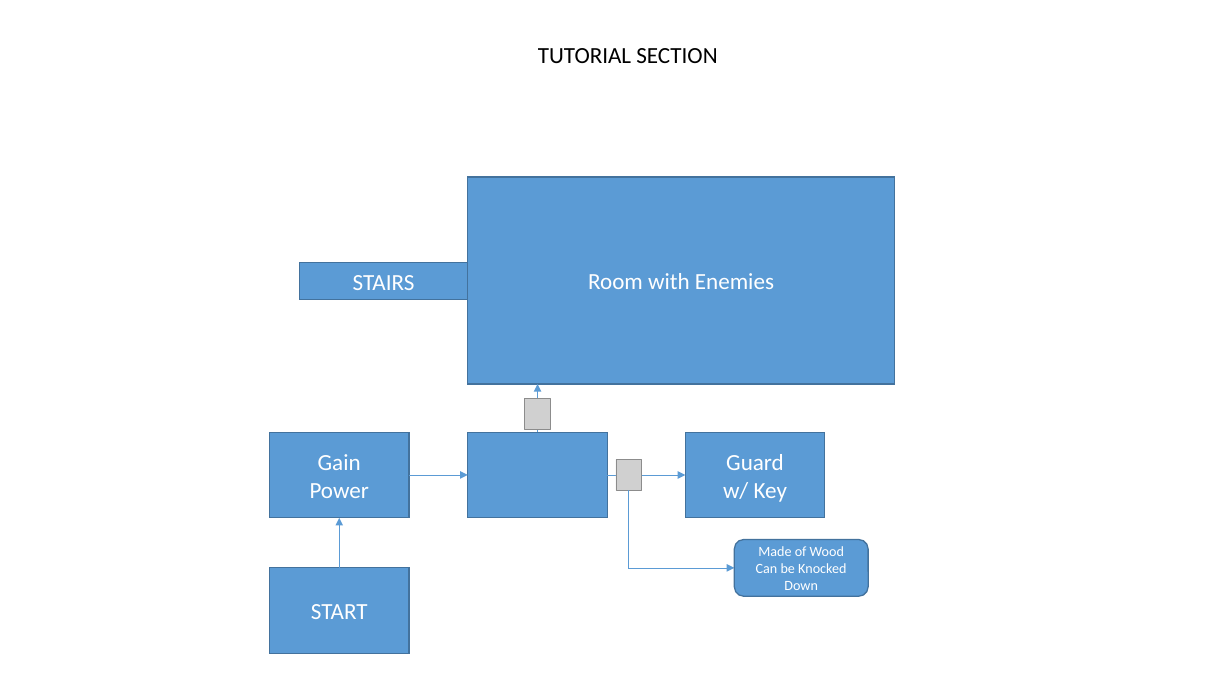
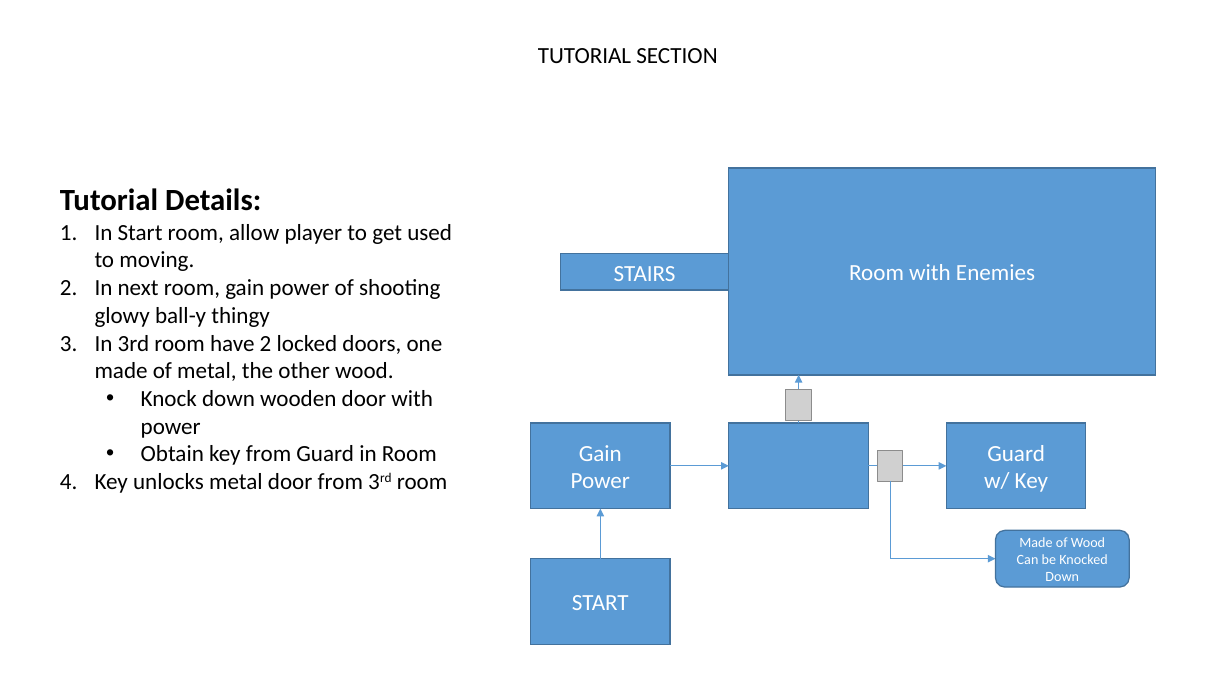
Before and after one commit to Cyclonis7734/DemonPrincess, a slide deck: slide 3 of PPT - paper prototype.pptx. Drawn at 1232x693 pixels with LibreOffice and Linux fonts; fonts in the diff are those of the drawing; grey boxes stand for pictures. Boxes give left, top, right and bottom in pixels: in the first picture for what was removed or moved away, otherwise in the second. Text is boxed around its words. In the diff, an @@ line names an element or a change of style, - is before the commit and + after.

```diff
--- a/PPT - paper prototype.pptx
+++ b/PPT - paper prototype.pptx
@@ text added at (60,188,452,493), 18 pt, text #000000 @@
+Tutorial Details:
+1. In Start room, allow player to get used to moving.
+2. In next room, gain power of shooting glowy ball-y thingy
+3. In 3rd room have 2 locked doors, one made of metal, the other wood.
+  • Knock down wooden door with power
+  • Obtain key from Guard in Room
+4. Key unlocks metal door from 3rd room
@@ 6 rectangles, 4 arrows, 2 pictures, 1 rounded rectangle, 1 elbow arrow: place and size @@
-6 rectangles, 4 arrows, 2 pictures, 1 rounded rectangle, 1 elbow arrow at (270,177,895,654)
+6 rectangles, 4 arrows, 2 pictures, 1 rounded rectangle, 1 elbow arrow at (531,168,1156,645)
```
Also in this commit, not shown: 5 other slides changed, 1 slide added.
